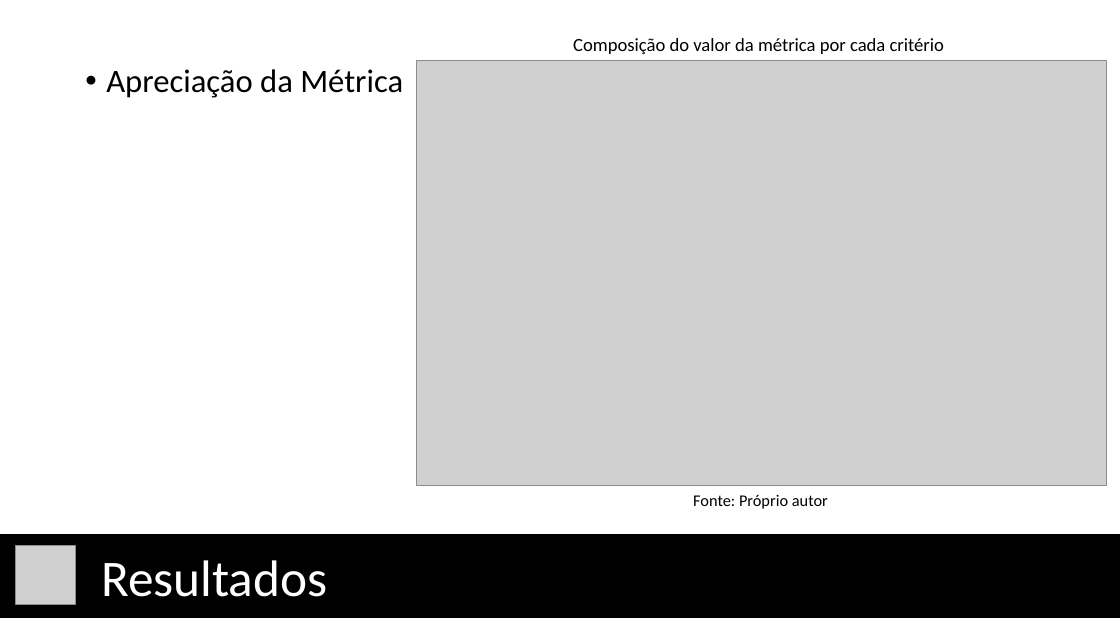
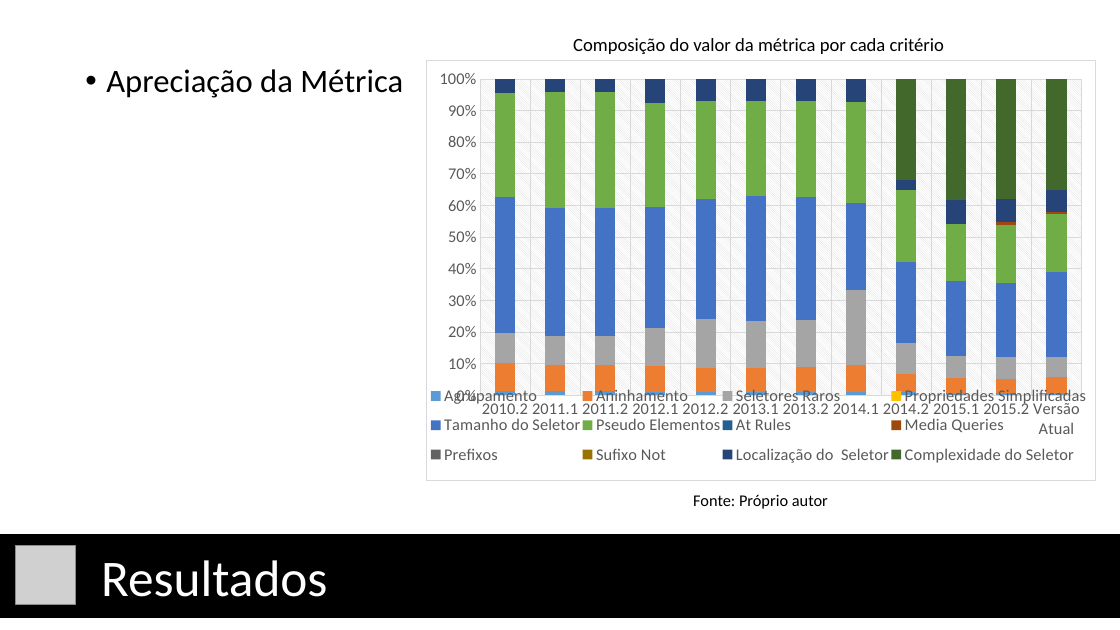
Before and after one commit to vcsalvador/TCC-I, a slide deck: slide 24 of Apresentação/Em Direção a uma Métrica de Qualidade e 2.pptx (slide 22 before the commit). Drawn at 1120x630 pixels with LibreOffice and Linux fonts; fonts in the diff are those of the drawing; grey boxes stand for pictures. Boxes give left, top, right and bottom in pixels: in the first picture for what was removed or moved away, otherwise in the second. Text is boxed around its words. In the diff, an @@ line names an element or a change of style, - is before the commit and + after.

Commit message:
versão final pós banca

```diff
--- a/Apresentação/Em Direção a uma Métrica de Qualidade e 2.pptx
+++ b/Apresentação/Em Direção a uma Métrica de Qualidade e 2.pptx
@@ picture removed at (417,60,1106,486) @@
@@ column stacked 100% chart added at (426,60,1096,481) @@
+categories: 2010.2, 2011.1, 2011.2, 2012.1, 2012.2, 2013.1, 2013.2, 2014.1, 2014.2, 2015.1, 2015.2, Versão Atual
+Agrupamento: 1, 1, 1, 1, 1, 1, 1, 1, 1, 1, 1, 1
+Aninhamento: 9, 8, 8, 8, 8, 8, 8, 9, 6, 5, 5, 5
+Seletores Raros: 10, 9, 9, 12, 15, 15, 15, 24, 10, 7, 7, 6
+Propriedades Simplificadas: 0, 0, 0, 0, 0, 0, 0, 0, 0, 0, 0, 0
+Tamanho do Seletor: 43, 41, 41, 38, 38, 40, 39, 28, 26, 24, 23, 27
+Pseudo Elementos: 33, 36, 36, 33, 31, 30, 30, 32, 23, 18, 18, 18
+At Rules: 0, 0, 0, 0, 0, 0, 0, 0, 0, 0, 0, 0
+Media Queries: 0, 0, 0, 0, 0, 0, 0, 0, 0, 0, 1, 1
+Prefixos: 0, 0, 0, 0, 0, 0, 0, 0, 0, 0, 0, 0
+Sufixo Not: 0, 0, 0, 0, 0, 0, 0, 0, 0, 0, 0, 0
+Localização do  Seletor: 4, 4, 4, 8, 7, 7, 7, 7, 3, 7, 7, 7
+Complexidade do Seletor: 0, 0, 0, 0, 0, 0, 0, 0, 32, 38, 38, 35
```
Also in this commit, not shown: 13 other slides changed, 3 slides added, 38 other files.
